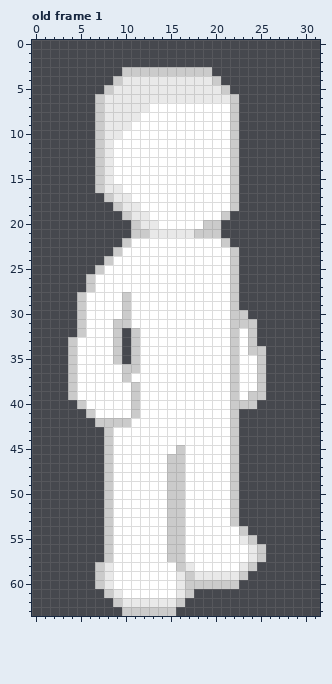
Edited in one commit: pixel-art file (Assets/Sprites/Player/Right/Player body.aseprite). Above, as it was before the edit.
32x64 pixels, 5 frames. Shown: old frame 1. The commit also changed other frames, which this record leaves out.
New version:
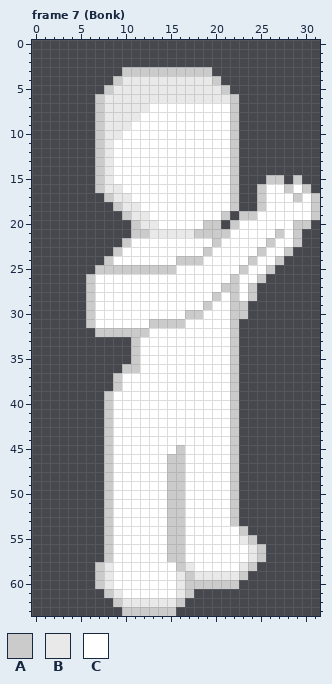
Palette (. is transparent): A #cbcbcb  B #e9e9e9  C #ffffff
A new or re-ordered frame is compared with the old frame closest to it.
Commit message: Add bonk animation
The edit:
frames 5 -> 8
Frame 7 (Bonk) is new; against old frame 1, layer "Arms":
Colour A is added in row 15 at x 26 to 27 and 29; in row 16 at x 25, 28 and 30; in row 17 at x 25, 29 and 31; in row 18 at x 25 and 31; in row 19 at x 23 to 24 and 31; in row 20 at x 22 and 29 to 30.
Colour A is added in row 21 at x 21, 27 and 29; in row 22 at x 26 and 29; in row 23 at x 25 and 28; in row 24 at x 24 and 27; in row 25 at x 23 and 26; in row 26 at x 25.
Colour A is added in rows 27 to 28 at x 24; in row 29 at x 23; in row 32 at x 10.
Colour A replaces colour C in row 22 at x 20; in row 23 at x 19; in row 24 at x 16 to 18; in row 25 at x 8 to 15; in row 27 at x 21; in row 28 at x 6 and 20.
Colour A replaces colour C in row 29 at x 6 and 19; in row 30 at x 6 and 17 to 18; in row 31 at x 6 and 13 to 16; in row 32 at x 7 to 8 and 12; in rows 37 to 38 at x 9; in rows 39 to 41 at x 8.
Colour C is added in row 16 at x 26 to 27 and 29; in row 17 at x 26 to 28 and 30; in row 18 at x 26 to 30; in row 19 at x 25 to 30; in row 20 at x 23 to 28; in row 21 at x 22 to 26 and 28.
Colour C is added in row 22 at x 22 to 25 and 27 to 28; in row 23 at x 23 to 24 and 26 to 27; in row 24 at x 23 and 25 to 26; in row 25 at x 24 to 25; in row 26 at x 23 to 24; in rows 27 to 28 at x 23.
Colour C replaces colour A in row 22 at x 21; in rows 23 to 25 at x 22; in rows 28 to 30 at x 10; in row 31 at x 9 to 10; in row 37 at x 10; in rows 38 to 41 at x 11.
Colour C replaces colour A in row 42 at x 9 to 10.
The edit erases colour A in rows 28 to 30 at x 5; in row 31 at x 5 and 23 to 24; in row 32 at x 5 and 24; in row 33 at x 4, 9 and 24; in row 34 at x 4, 9 and 24 to 25; in row 35 at x 4, 9 and 25.
The edit erases colour A in rows 36 to 38 at x 4 and 25; in row 39 at x 4 and 24 to 25; in row 40 at x 5 and 23 to 24; in row 41 at x 6; in row 42 at x 7.
The edit erases colour C in row 32 at x 6 and 23; in rows 33 to 34 at x 5 to 8 and 23; in row 35 at x 5 to 8 and 23 to 24; in row 36 at x 5 to 9 and 23 to 24; in rows 37 to 38 at x 5 to 8 and 23 to 24; in row 39 at x 5 to 7 and 23.
The edit erases colour C in row 40 at x 6 to 7; in row 41 at x 7.
